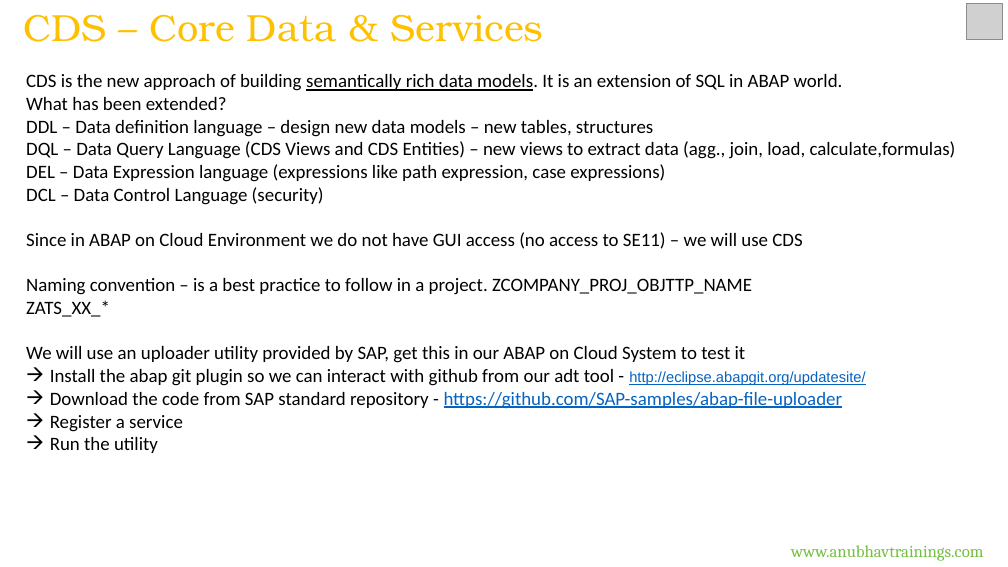
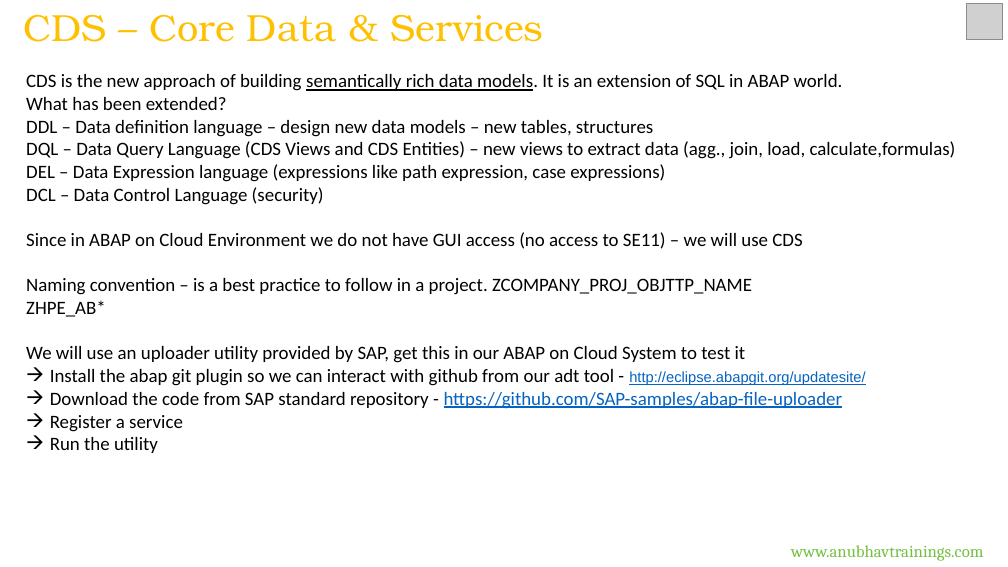
Before and after one commit to soyuztechnologies/HPE_Corporate_Training_CAP_RAP, a slide deck: slide 6 of Day 17/Day 17 -BTP Architect.pptx (slide 5 before the commit). Drawn at 1008x567 pixels with LibreOffice and Linux fonts; fonts in the diff are those of the drawing; grey boxes stand for pictures. Boxes give left, top, right and bottom in pixels: in the first picture for what was removed or moved away, otherwise in the second. Text is boxed around its words. In the diff, an @@ line names an element or a change of style, - is before the commit and + after.

```diff
--- a/Day 17/Day 17 -BTP Architect.pptx
+++ b/Day 17/Day 17 -BTP Architect.pptx
@@ text at [26,300,106,317]: text changed @@
-ZATS_XX_*
+ZHPE_AB*
```
Also in this commit, not shown: 1 other slide changed, 1 slide added, 4 slides removed, 7 other files.
